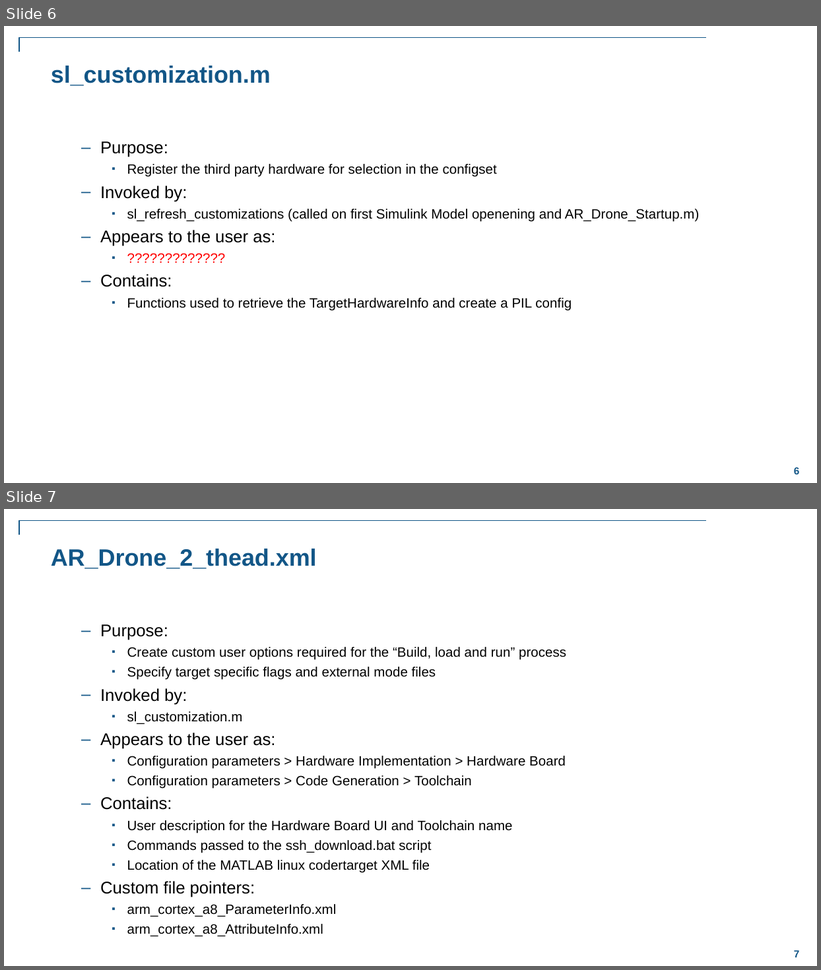
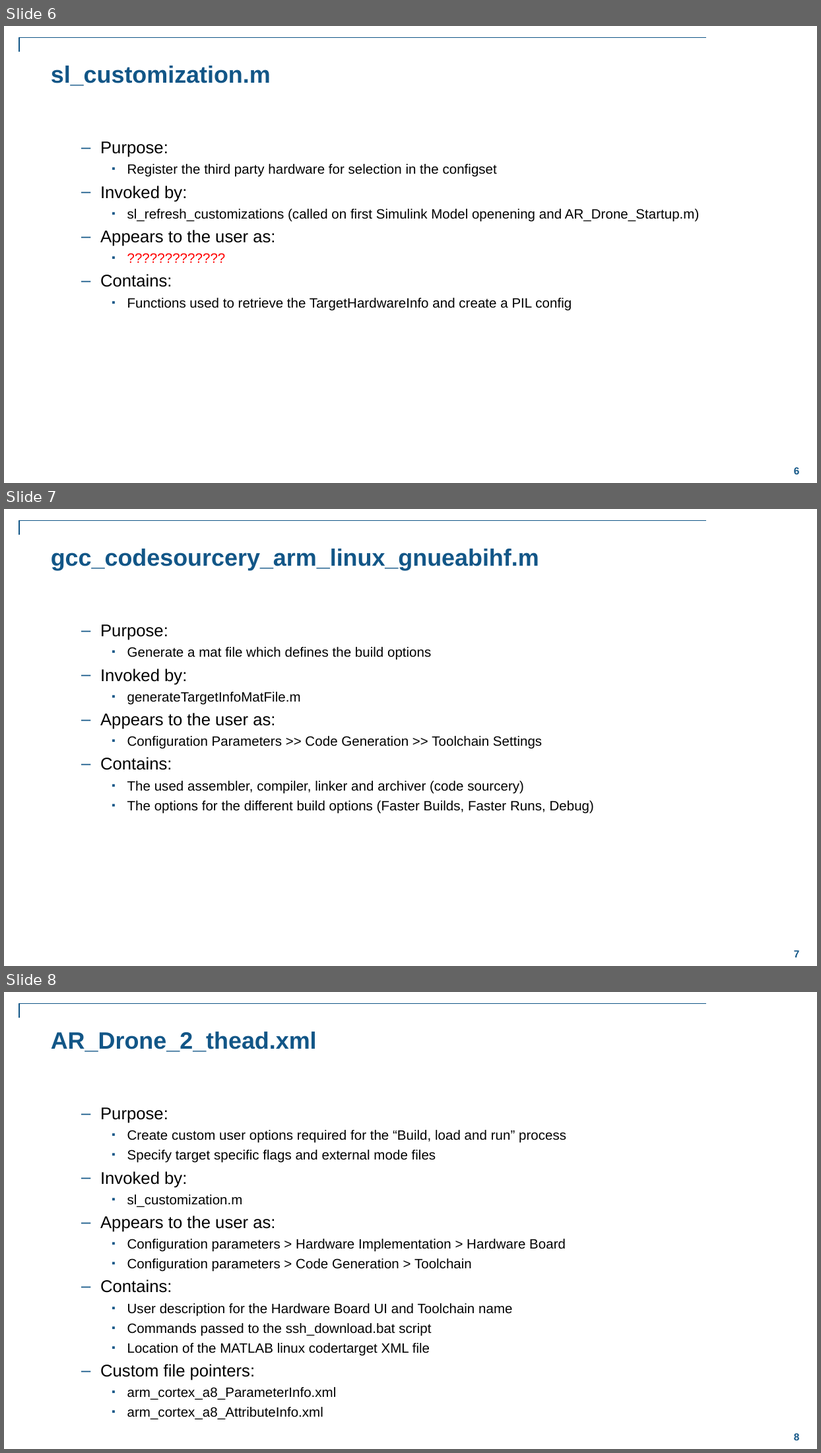
Before and after one commit to darenlee/SimulinkARDroneTarget, a slide deck: Docs/Generating code for the AR Drone 2.pptx. Shown one above the other, each under a label of ours: slides 6 and 7 before the commit, slides 6, 7 and 8 after it. The pictures are 821x970 and 821x1453 pixels, drawn with LibreOffice and Linux fonts; fonts in the diff are those of the drawing; background and template pictures are left out. Boxes give left, top, right and bottom in pixels: in the first picture for what was removed or moved away, otherwise in the second. Text is boxed around its words. In the diff, an @@ line names an element or a change of style, - is before the commit and + after.

```diff
--- a/Docs/Generating code for the AR Drone 2.pptx
+++ b/Docs/Generating code for the AR Drone 2.pptx
@@ slide 7 added at bbox=[4, 509, 817, 966], background #FFFFFF; not listed: 2 template elements that a slide beside it also shows @@
@@ title added at bbox=[51, 549, 539, 570], 28 pt, text #125687, bold @@
+gcc_codesourcery_arm_linux_gnueabihf.m
@@ text added at bbox=[100, 625, 594, 813], 16 pt, text #000000 @@
+  – Purpose:
+    ▪ Generate a mat file which defines the build options
+  – Invoked by:
+    ▪ generateTargetInfoMatFile.m
+  – Appears to the user as:
+    ▪ Configuration Parameters >> Code Generation >> Toolchain Settings
+  – Contains:
+    ▪ The used assembler, compiler, linker and archiver (code sourcery)
+    ▪ The options for the different build options (Faster Builds, Faster Runs, Debug)
@@ what was slide 7 is now slide 8 @@
@@ page number at bbox=[794, 1434, 800, 1441]: text changed @@
-7
+8
```
Also in this commit, not shown: 4 slides changed, 32 other files.
